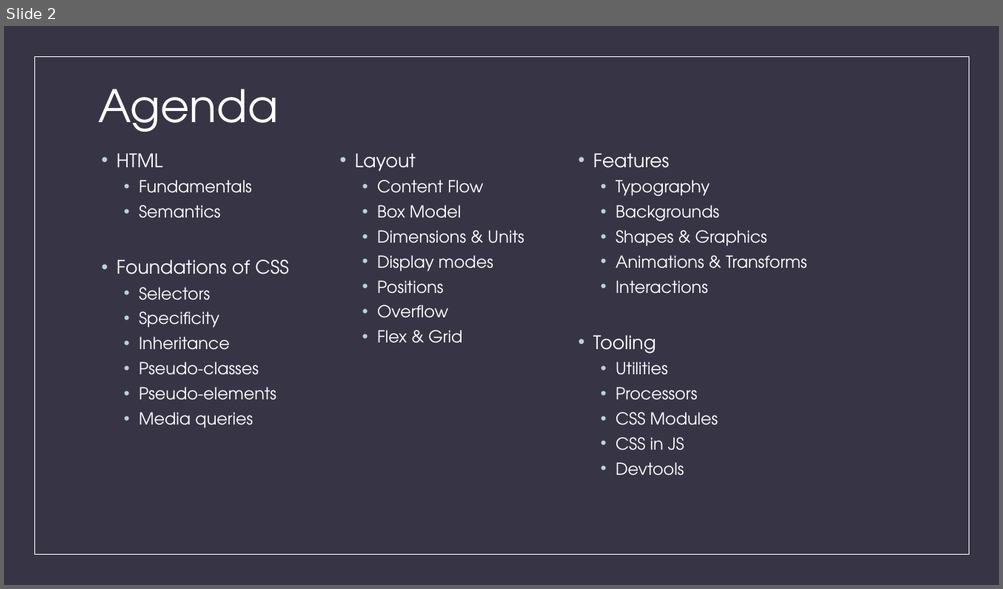
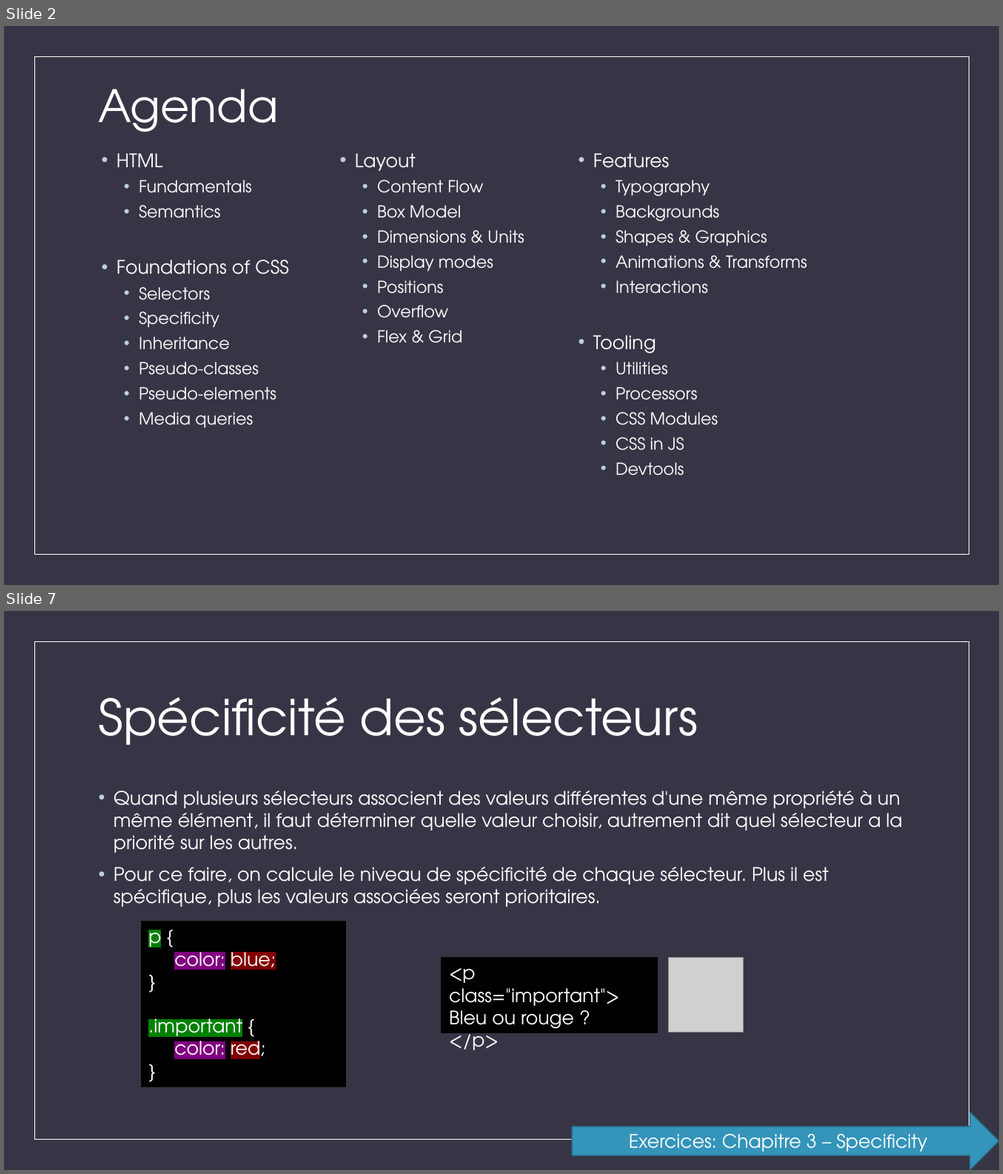
Before and after one commit to worldline/html-css-training, a slide deck: presenter_fr.pptx. Shown one above the other, each under a label of ours: slide 2 before the commit, slides 2 and 7 after it; the slides between them are not shown. The pictures are 1003x589 and 1003x1174 pixels, drawn with LibreOffice and Linux fonts; fonts in the diff are those of the drawing; grey boxes stand for pictures. Boxes give left, top, right and bottom in pixels: in the first picture for what was removed or moved away, otherwise in the second. Text is boxed around its words. In the diff, an @@ line names an element or a change of style, - is before the commit and + after.

```diff
--- a/presenter_fr.pptx
+++ b/presenter_fr.pptx
@@ slide 7 added at [4, 611, 999, 1170], background #373545; not listed: 1 template element that a slide beside it also shows @@
@@ title added at [99, 697, 698, 745], 48 pt, text #FFFFFF @@
+Spécificité des sélecteurs
@@ text added at [114, 791, 902, 907], 18 pt, text #FFFFFF @@
+• Quand plusieurs sélecteurs associent des valeurs différentes d'une même propriété à un même élément, il faut déterminer quelle valeur choisir, autrement dit quel sélecteur a la priorité sur les autres.
+• Pour ce faire, on calcule le niveau de spécificité de chaque sélecteur. Plus il est spécifique, plus les valeurs associées seront prioritaires.
@@ rectangle added at [142, 921, 346, 1087], fill #000000, outline #000000 1 pt, 18 pt, text #FFFFFF @@
+p {
+color: blue;
+}
+.important {
+color: red;
+}
@@ rectangle added at [442, 958, 657, 1034], fill #000000, outline #000000 1 pt, 18 pt, text #FFFFFF @@
+<p class="important">
+Bleu ou rouge ?
+</p>
@@ picture added at [669, 958, 743, 1033] @@
@@ right arrow added at [572, 1113, 999, 1170], fill #3494BA, outline #266D8A 1 pt, 18 pt, text #FFFFFF @@
+Exercices: Chapitre 3 – Specificity
```
Also in this commit, not shown: 3 slides changed, 3 other slides added.
